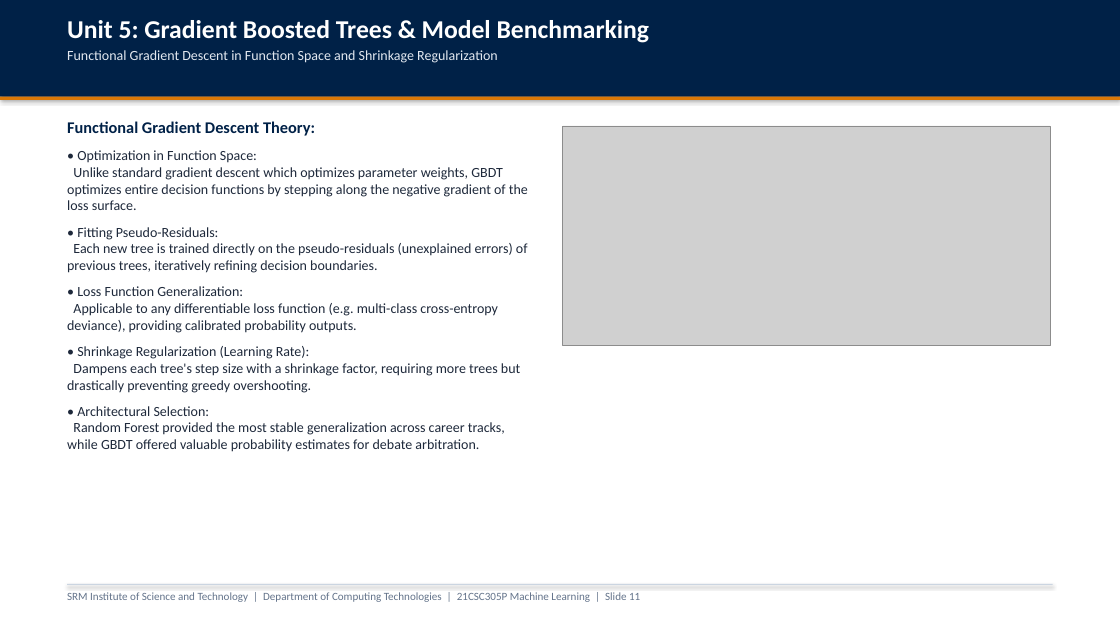
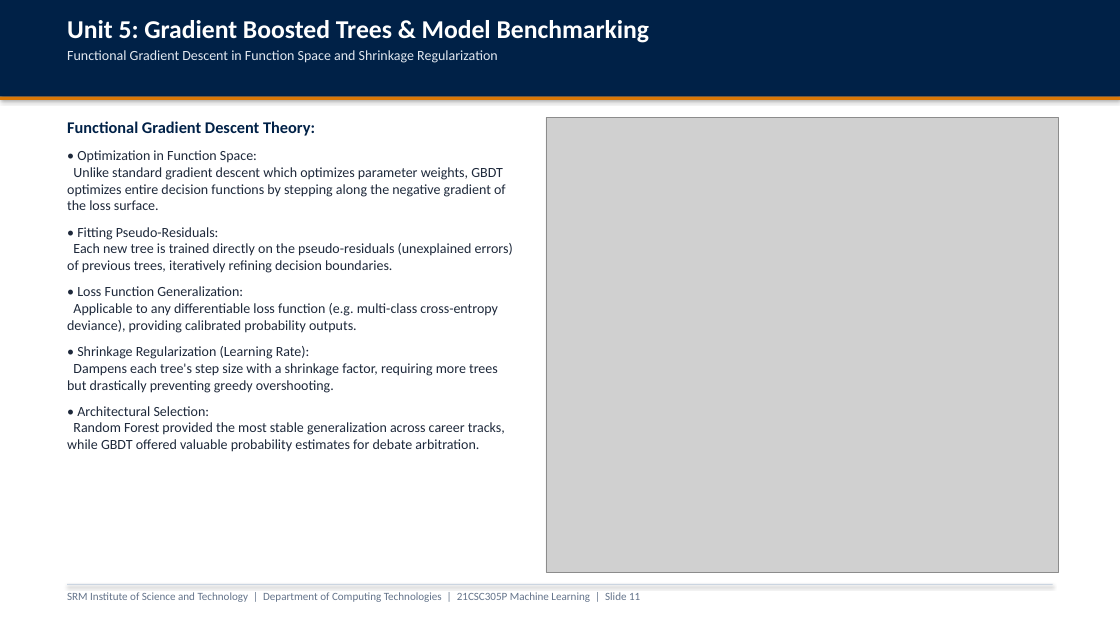
Before and after one commit to parth2024-tech/SRM-21CSC305P-Machine-Learning-Career-Guidance-Debate-Agent, a slide deck: slide 11 of presentation_unit3_unit4_unit5.pptx. Drawn at 1120x630 pixels with LibreOffice and Linux fonts; fonts in the diff are those of the drawing; grey boxes stand for pictures. Boxes give left, top, right and bottom in pixels: in the first picture for what was removed or moved away, otherwise in the second. Text is boxed around its words. In the diff, an @@ line names an element or a change of style, - is before the commit and + after.

Commit message:
feat(presentation): resize and re-layout graphs across all slides to eliminate empty space

```diff
--- a/presentation_unit3_unit4_unit5.pptx
+++ b/presentation_unit3_unit4_unit5.pptx
@@ text "Functional Gradient Descent Theory:" rewrapped from [67,121,528,452] to [67,121,513,452] @@
@@ picture: place and size @@
-picture at [563,126,1050,345]
+picture at [546,118,1059,572]
```
Also in this commit, not shown: 8 other slides changed, 13 other files.
